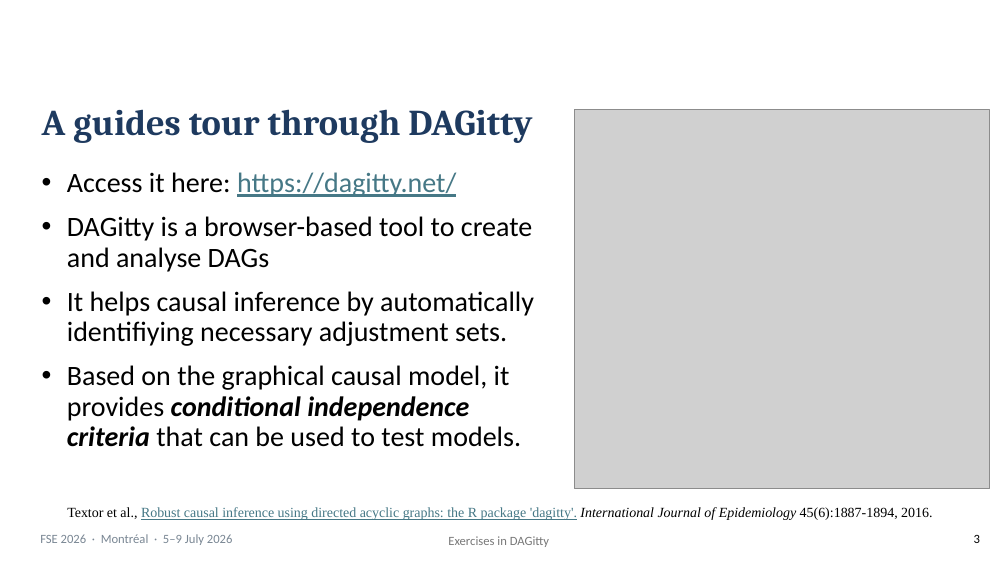
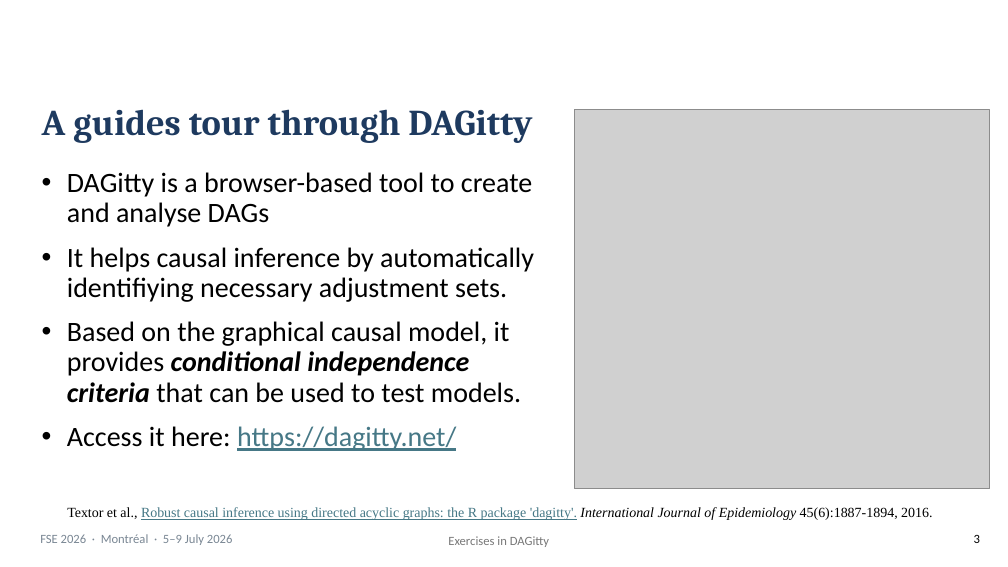
Before and after one commit to martinheyn/CI4SE_Tutorial, a slide deck: slide 3 of slides/Part 4 DAGitty Exercises.pptx. Drawn at 1008x567 pixels with LibreOffice and Linux fonts; fonts in the diff are those of the drawing; grey boxes stand for pictures; background and template pictures are left out. Boxes give left, top, right and bottom in pixels: in the first picture for what was removed or moved away, otherwise in the second. Text is boxed around its words. In the diff, an @@ line names an element or a change of style, - is before the commit and + after.

```diff
--- a/slides/Part 4 DAGitty Exercises.pptx
+++ b/slides/Part 4 DAGitty Exercises.pptx
@@ text at [67, 172, 456, 197]: paragraph removed @@
-• Access it here: https://dagitty.net/
@@ text at [67, 426, 456, 451]: paragraph added @@
+• Access it here: https://dagitty.net/
```
Also in this commit, not shown: 2 other slides changed, 2 other files.
